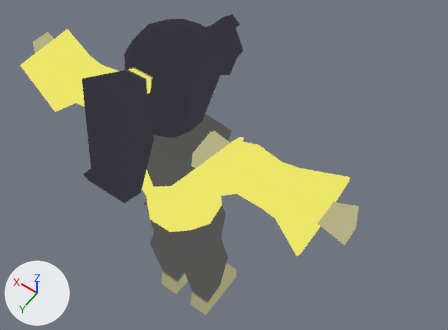
An edit to the glTF model ClassRPG/Unit/Sam/Sam2.glb, drawn before and after from the same camera.
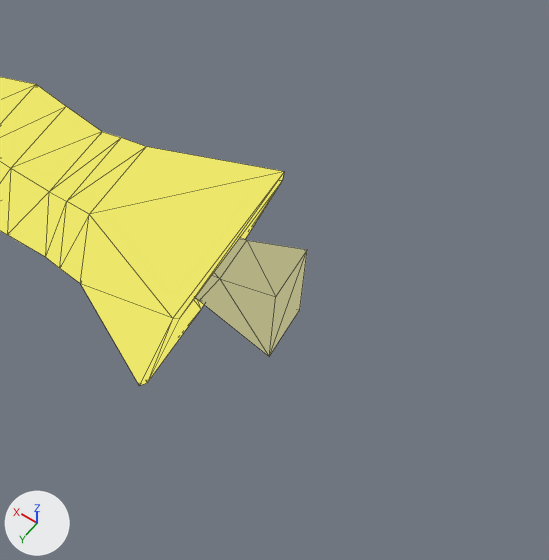
Each version appears first whole from a 50 mm lens placed at (-7.73, 9.14, 25.51), pointed at (-0.38, -1.16, 9.32), and next in a close-up on the part from 55% to 100% of the width and 34% to 97% of the height. The lights are fixed; the arrows at lower left show +X, +Y and +Z. The close-ups show mesh edges as thin lines. Where no turn or scale is listed for an object, it has been applied to the vertices.

The scene before the commit, as lines of its bpy script (objects in view):
```python
me_cube_005 = bpy.data.meshes.new('Cube.005')
me_cube_005.from_pydata(...)  # 56 vertices, 92 faces; spans x -5.55..5.59, y -0.52..0.55, z 9.38..10.31
me_cube_005.materials.append(mat_mat_sam)
me_cylinder_001 = bpy.data.meshes.new('Cylinder.001')
me_cylinder_001.from_pydata(...)  # 224 vertices, 476 faces; spans x -4.91..4.91, y -1.63..1.62, z 6.37..10.49
me_cylinder_001.materials.append(mat_mat_sam)
ob_cube_005 = bpy.data.objects.new('Cube.005', me_cube_005)
ob_cube_005.location = (0.02, 0.53, 2.58)
ob_cylinder_001 = bpy.data.objects.new('Cylinder.001', me_cylinder_001)
ob_cylinder_001.location = (0.02, 0.53, 2.58)
```
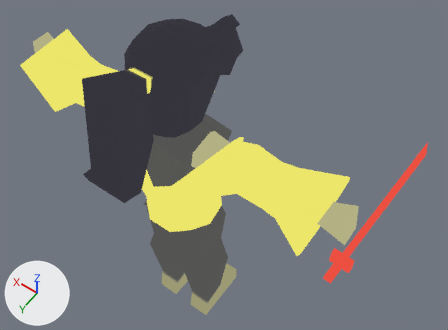
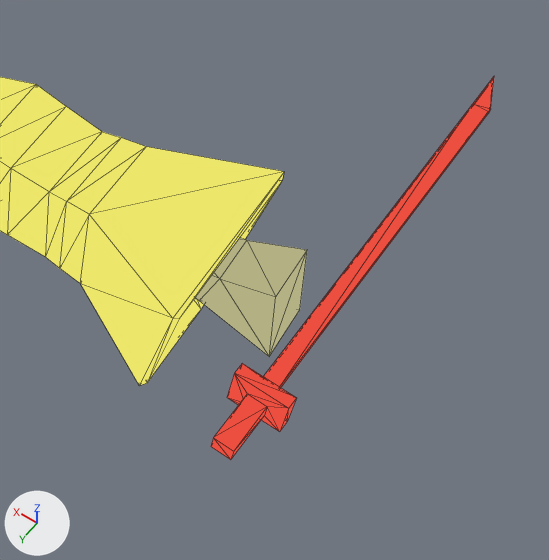
Pixel boxes [x1, y1, x2, y2] of what changed, in the close-ups (549 x 560 px):
'Sword', added: after [211, 77, 494, 460]

Patch to the scene script:
```diff
--- a/ClassRPG/Unit/Sam/Sam2.glb.py
+++ b/ClassRPG/Unit/Sam/Sam2.glb.py
@@ me_cube @@
+me_cube.from_pydata(...)  # 28 vertices, 52 faces; spans x -0.36..0.31, y -6.0..0.34, z -0.33..0.2
+me_cube.materials.append(mat_mat_sam)
@@ ob_sword @@
+ob_sword = bpy.data.objects.new('Sword', me_cube)
+ob_sword.location = (-5.34, 0.48, 9.94)
```
